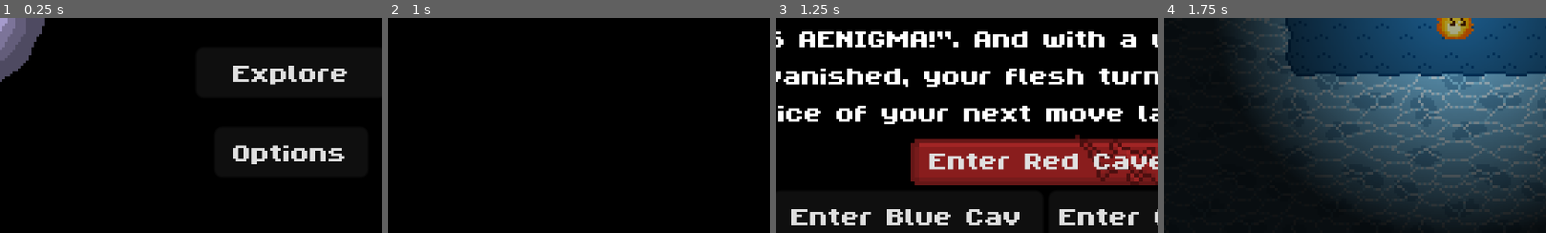
Above: before the commit, frames 1-4 (left to right).
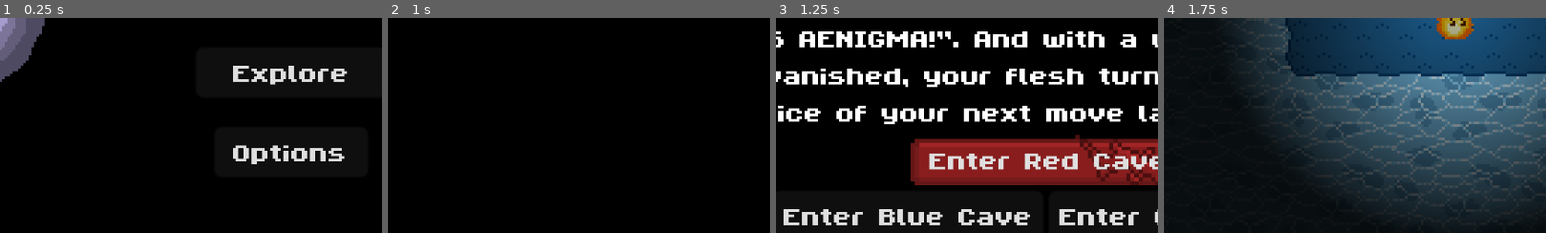
Above: after the commit, the same moments.

Repository: MalcolmFonseca/torch-game
Game: Godot game, scene res://scenes/menu/start_screen.tscn
Two runs of this game, one before a commit and one after it. Both use one fixed random seed, a clock stepped at 60 frames per second and the inputs below. Sound files missing from this copy of the repository are replaced by a short silence.
Inputs:
- Up to frame 1 (0.25 s): no input
- Up to frame 2 (1 s): click "Explore" at 0.5 s
- Up to frame 3 (1.25 s): no input
- Up to frame 4 (1.75 s): click "Enter Blue Cav" (after the commit: "Enter Blue Cave") at 1.25 s
The pictures show only the part of the screen within x 12-62%, y 47-97%; the shares and areas given below are measured in that part.

Frames 1-2 are identical in both runs. In frame 3, 2.6% of the frame differs, in the area x 2-67%, y 88-97%; in frame 4, nothing differs.

Commit message:
button assets + secret ending music

Diff:
--- a/scenes/menu/start_screen.tscn
+++ b/scenes/menu/start_screen.tscn
@@ -203,7 +203,7 @@
 offset_right = -9.0
 offset_bottom = 79.0
 theme_override_fonts/font = ExtResource("5_en0v4")
-text = "Enter Blue Cav"
+text = "Enter Blue Cave"
 metadata/_edit_use_anchors_ = true
 
 [node name="Sprite2D" type="Sprite2D" parent="Screen2/WaterButton"]
--- a/scenes/secret_ending_screen.tscn
+++ b/scenes/secret_ending_screen.tscn
@@ -1,6 +1,7 @@
-[gd_scene load_steps=7 format=3 uid="uid://d2vualypiraiw"]
+[gd_scene load_steps=8 format=3 uid="uid://d2vualypiraiw"]
 
-[ext_resource type="Texture2D" uid="uid://rt1f2hg1dcso" path="res://assets/secret-ending.png" id="1_lrc6j"]
+[ext_resource type="Script" uid="uid://tgp4k75j6x4h" path="res://scripts/secret_ending_screen.gd" id="1_ebit1"]
+[ext_resource type="Texture2D" uid="uid://rt1f2hg1dcso" path="res://assets/secret/secret-ending.png" id="1_lrc6j"]
 
 [sub_resource type="AtlasTexture" id="AtlasTexture_ebit1"]
 atlas = ExtResource("1_lrc6j")
@@ -39,6 +40,7 @@
 }]
 
 [node name="Secret-Ending-Screen" type="Node2D"]
+script = ExtResource("1_ebit1")
 
 [node name="Camera2D" type="Camera2D" parent="."]
 zoom = Vector2(4, 4)
--- /dev/null
+++ b/scripts/secret_ending_screen.gd
@@ -0,0 +1,4 @@
+extends Node2D
+
+func _ready() -> void:
+	SoundController.bg_music_play("secret")
--- a/scripts/sound_controller.gd
+++ b/scripts/sound_controller.gd
@@ -18,6 +18,8 @@
 			audio_stream_player_2d.stream = preload("res://assets/lava-cave/sounds/Lava_Cave_Music.wav")
 		"lava-win":
 			audio_stream_player_2d.stream = preload("res://assets/lava-cave/sounds/Lava_Win.wav")
+		"secret":
+			audio_stream_player_2d.stream = preload("res://assets/secret/torch_secret.wav")
 		_:
 			#default song is frog puzzle song, by virtue of it being created first and need for base case
 			audio_stream_player_2d.stream = preload("res://assets/grass-cave/sounds/frog_puzzle.wav")
Not shown, changed: TODO.txt
Binary file added: assets/menu/Blue-Cave-Button.aseprite
Binary file added: assets/menu/Blue-Cave-Button.png
Not shown, added: assets/menu/Blue-Cave-Button.png.import
Binary file added: assets/menu/Green-Cave-Button.aseprite
Binary file added: assets/menu/Green-Cave-Button.png
Not shown, added: assets/menu/Green-Cave-Button.png.import
Not shown, removed: assets/secret-ending.png.import
Renamed: assets/secret-ending.png -> assets/secret/secret-ending.png
Not shown, added: assets/secret/secret-ending.png.import
Not shown, added: assets/secret/torch_secret.wav.import
Not shown: 1 places in default_bus_layout.tres that only renumber resources
(and 3 more such lines)
